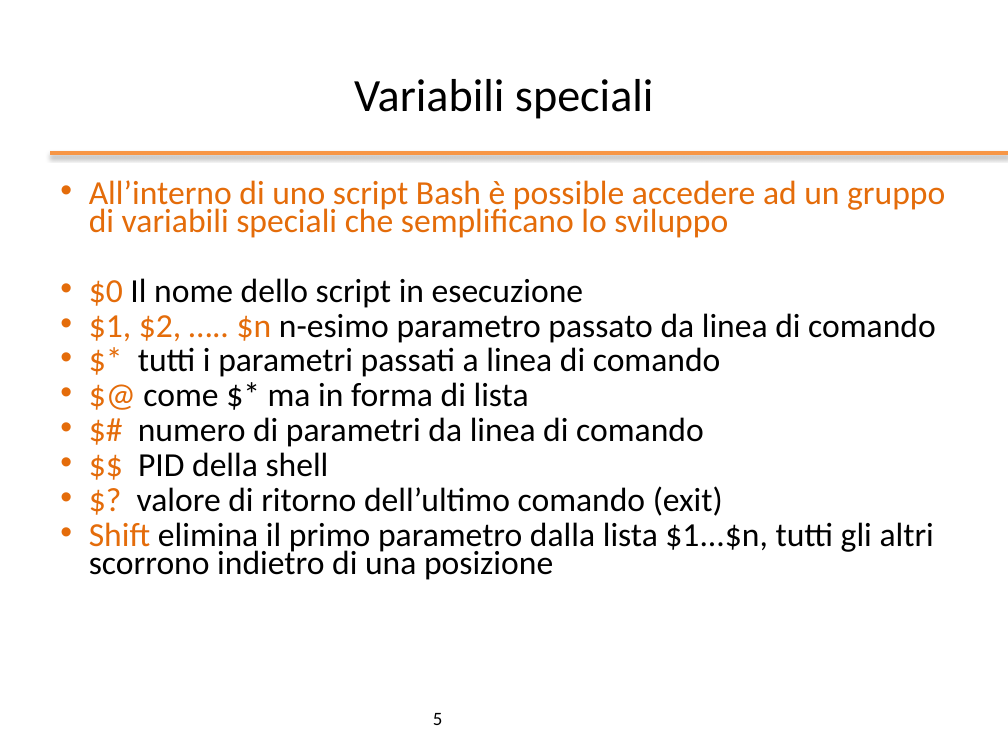
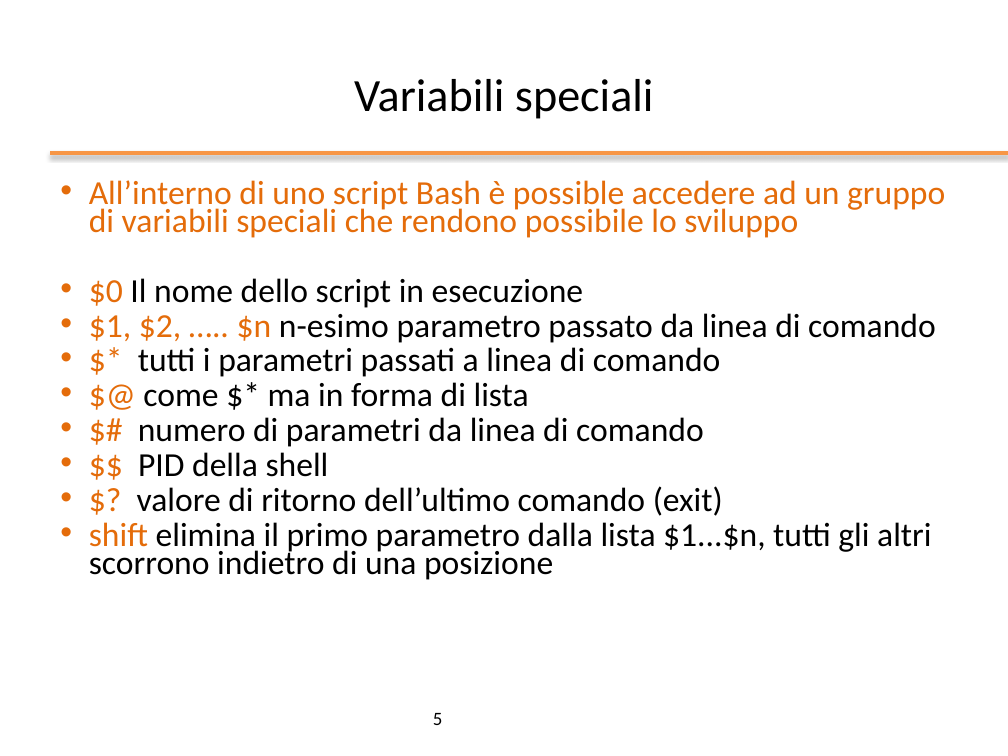
Before and after one commit to nbicocchi/operatingsystemsbsc, a slide deck: slide 5 of slides/ppt/03_Bash Scripting.pptx. Drawn at 1008x756 pixels with LibreOffice and Linux fonts; fonts in the diff are those of the drawing; background and template pictures are left out. Boxes give left, top, right and bottom in pixels: in the first picture for what was removed or moved away, otherwise in the second. Text is boxed around its words. In the diff, an @@ line names an element or a change of style, - is before the commit and + after.

```diff
--- a/slides/ppt/03_Bash Scripting.pptx
+++ b/slides/ppt/03_Bash Scripting.pptx
@@ text at [89,180,945,238]: text changed @@
-• All’interno di uno script Bash è possible accedere ad un gruppo di variabili speciali che semplificano lo sviluppo
+• All’interno di uno script Bash è possible accedere ad un gruppo di variabili speciali che rendono possibile lo sviluppo
@@ text at [89,522,931,580]: text changed @@
-• Shift elimina il primo parametro dalla lista $1...$n, tutti gli altri scorrono indietro di una posizione
+• shift elimina il primo parametro dalla lista $1...$n, tutti gli altri scorrono indietro di una posizione
```
Also in this commit, not shown: 14 other slides changed, 7 slides added, 1 slide removed, 2 other files.
